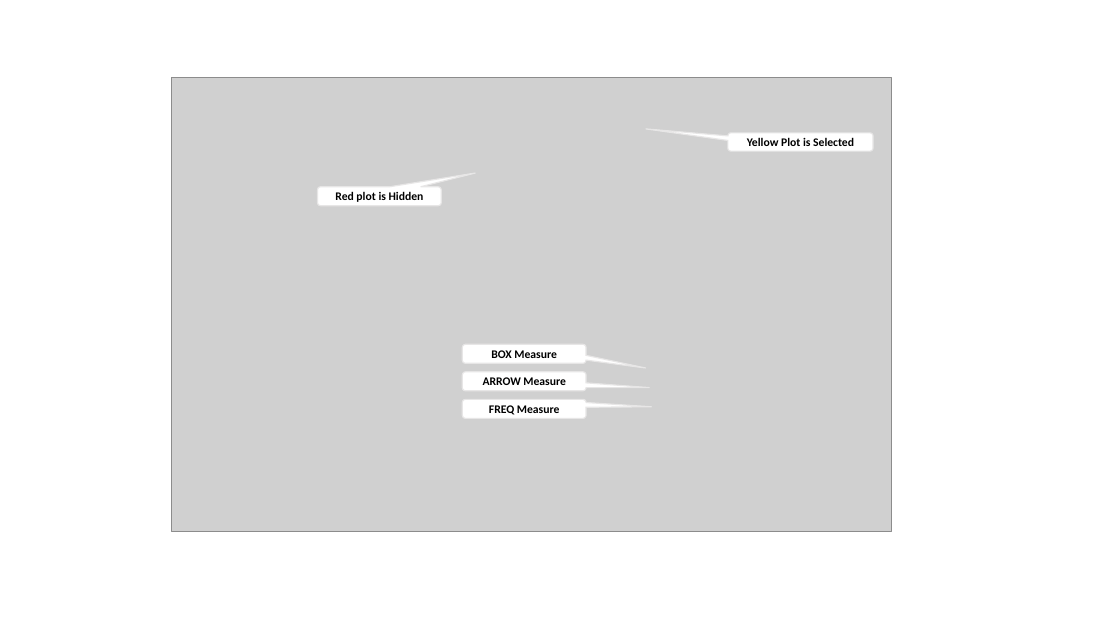
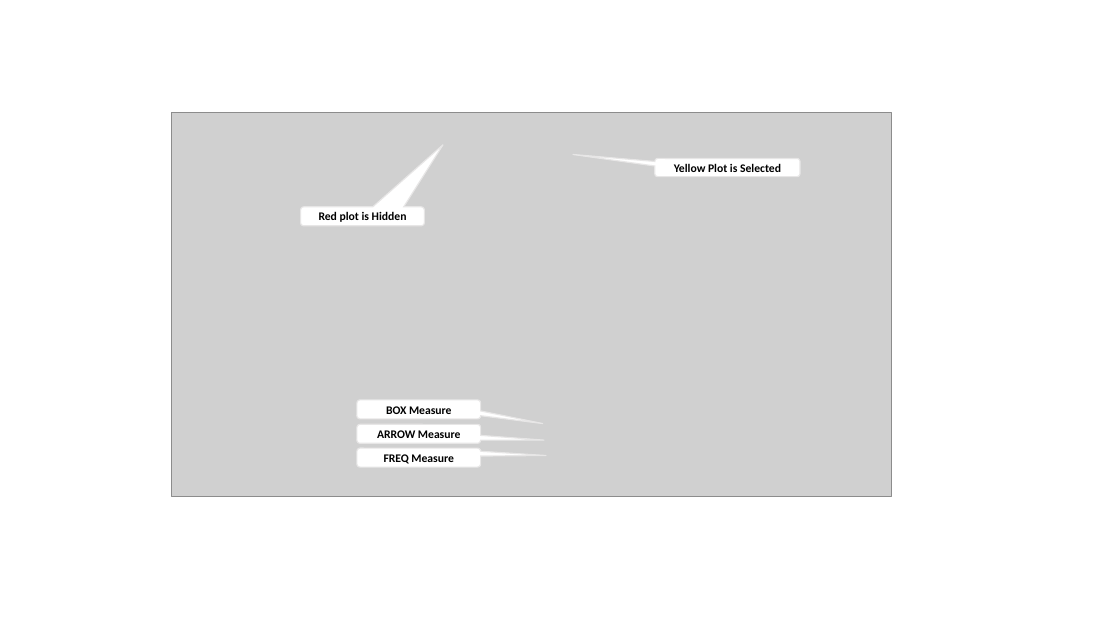
Before and after one commit to devlabnet/YASP, a slide deck: slide 6 of doc/images.pptx. Drawn at 1120x630 pixels with LibreOffice and Linux fonts; fonts in the diff are those of the drawing; grey boxes stand for pictures. Boxes give left, top, right and bottom in pixels: in the first picture for what was removed or moved away, otherwise in the second. Text is boxed around its words. In the diff, an @@ line names an element or a change of style, - is before the commit and + after.

```diff
--- a/doc/images.pptx
+++ b/doc/images.pptx
@@ picture: place and size @@
-picture at [172,78,892,532]
+picture at [172,113,892,497]
@@ rounded speech box "Yellow Plot is Selected": place and size @@
-rounded speech box "Yellow Plot is Selected" at [728,133,874,151]
+rounded speech box "Yellow Plot is Selected" at [655,159,801,177]
@@ rounded speech box "Red plot is Hidden": place and size @@
-rounded speech box "Red plot is Hidden" at [318,187,441,206]
+rounded speech box "Red plot is Hidden" at [301,207,424,226]
@@ rounded speech box "Red plot is Hidden" at [301,207,424,226]: proportions changed @@
@@ rounded speech box "BOX Measure" at [357,400,481,419]: proportions changed @@
@@ rounded speech box "BOX Measure": place and size @@
-rounded speech box "BOX Measure" at [462,344,586,364]
+rounded speech box "BOX Measure" at [357,400,481,419]
@@ rounded speech box "FREQ Measure": place and size @@
-rounded speech box "FREQ Measure" at [462,399,586,418]
+rounded speech box "FREQ Measure" at [357,449,481,468]
@@ rounded speech box "ARROW Measure": place and size @@
-rounded speech box "ARROW Measure" at [462,372,586,392]
+rounded speech box "ARROW Measure" at [357,424,481,444]
```
Also in this commit, not shown: 1 other slide changed, 5 other files.
